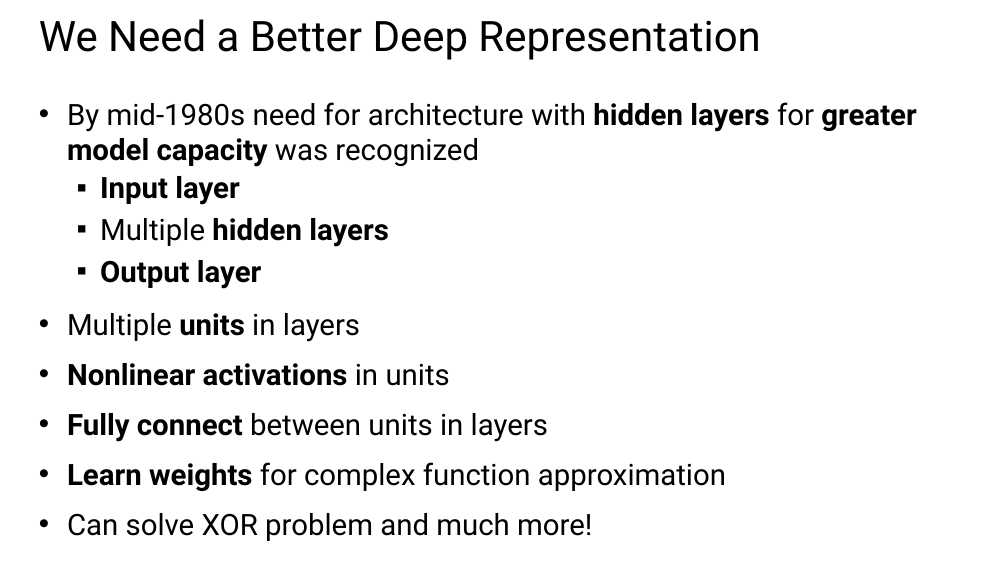
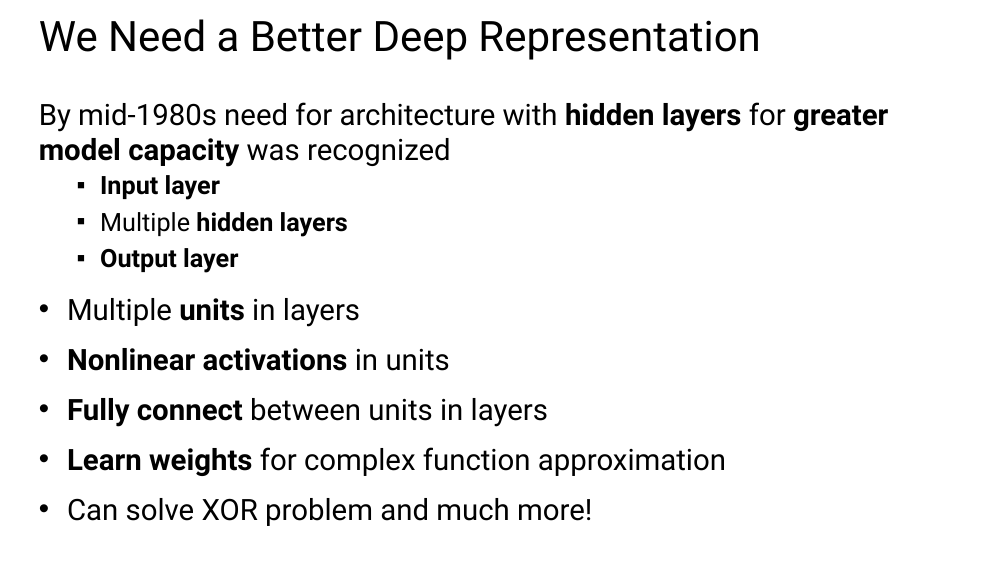
Before and after one commit to StephenElston/CSCI-E25, a slide deck: slide 11 of Slides/5_BuildingBlocksOfDeepLearning.pptx (slide 12 before the commit). Drawn at 1008x567 pixels with LibreOffice and Linux fonts; fonts in the diff are those of the drawing. Boxes give left, top, right and bottom in pixels: in the first picture for what was removed or moved away, otherwise in the second. Text is boxed around its words. In the diff, an @@ line names an element or a change of style, - is before the commit and + after.

```diff
--- a/Slides/5_BuildingBlocksOfDeepLearning.pptx
+++ b/Slides/5_BuildingBlocksOfDeepLearning.pptx
@@ text at [39, 102, 888, 273]: size 28 to 24 pt in "Input layer", "Multiple hidden layers", "Output layer"; bullet • to none @@
```
Also in this commit, not shown: 7 other slides changed, 1 slide removed.
